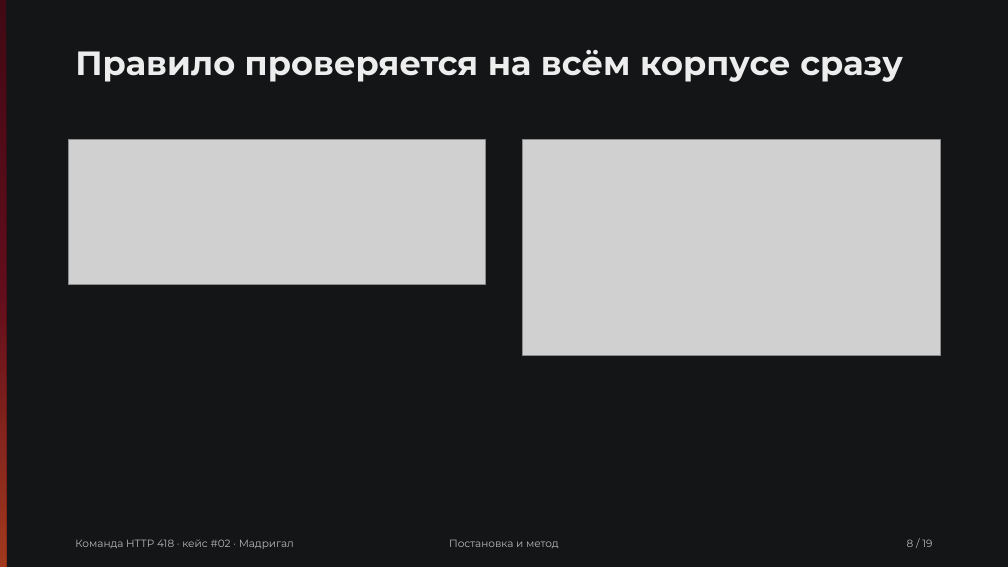
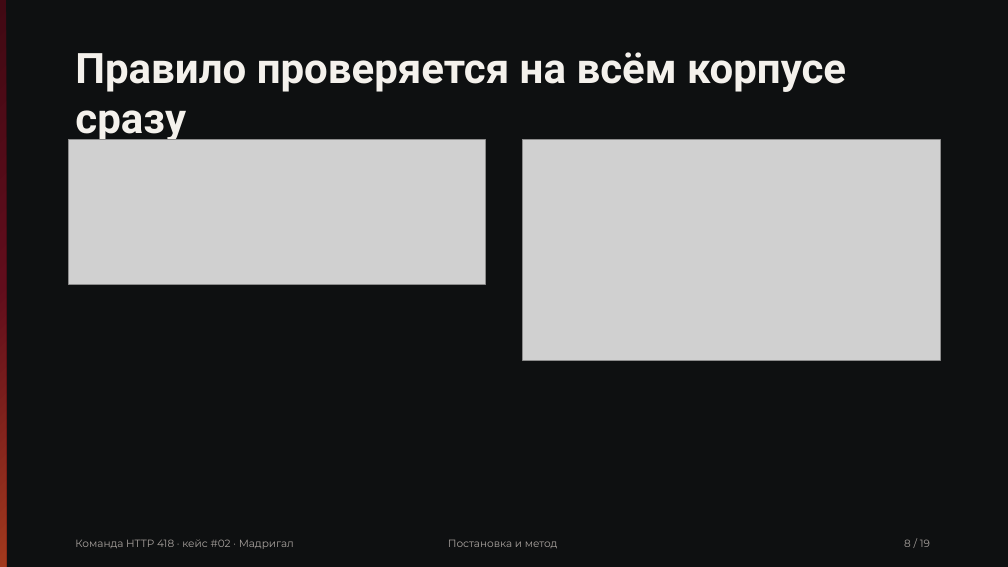
Before and after one commit to Pavel1778/madrigal-protocol-lab, a slide deck: slide 8 of presentation/slides.pptx. Drawn at 1008x567 pixels with LibreOffice and Linux fonts; fonts in the diff are those of the drawing; grey boxes stand for pictures. Boxes give left, top, right and bottom in pixels: in the first picture for what was removed or moved away, otherwise in the second. Text is boxed around its words. In the diff, an @@ line names an element or a change of style, - is before the commit and + after.

```diff
--- a/presentation/slides.pptx
+++ b/presentation/slides.pptx
@@ rectangle at (0, 0, 1008, 567): fill #131516 to #0E1011 @@
@@ text "Правило проверяется на всём корпусе ..." at (75, 52, 846, 144): size 32 to 40 pt, font Montserrat to Roboto, text colour #EDEDED to #F4F1EC @@
@@ picture: place and size @@
-picture at (523, 140, 941, 355)
+picture at (523, 140, 941, 361)
@@ text colour #B8B8B8 to #A8A29E in 3 elements at (75, 539, 294, 549), (448, 539, 558, 548), (904, 539, 930, 547) @@
```
Also in this commit, not shown: 18 other slides changed, 40 other files.
